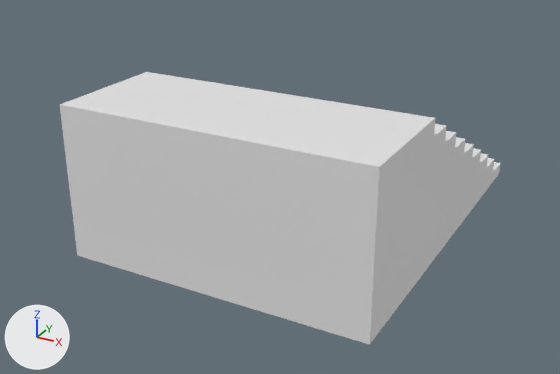
What one commit did to the FBX model Assets/Models/ModularKit/Modular_Set_A/Stairs_A.fbx.
Both versions are drawn from a camera (50 mm lens) standing at (0.0222, -0.0319, 0.0238) and looking at (-0.0012, 0.0106, 0.0025). The axes (+X, +Y, +Z) are drawn at lower left. The lights are the same throughout. Where no turn or scale is listed for an object, it has been applied to the vertices.

In view in the first picture: 'Stairs_A'.
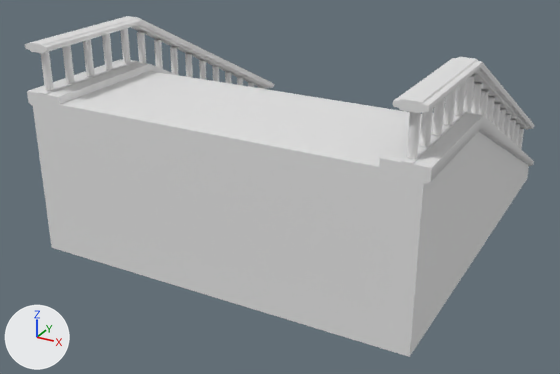
The change, as a diff of the scene's bpy script:
```diff
--- a/Assets/Models/ModularKit/Modular_Set_A/Stairs_A.fbx.py
+++ b/Assets/Models/ModularKit/Modular_Set_A/Stairs_A.fbx.py
@@ me_stairs_a @@
-me_stairs_a.from_pydata(...)  # 40 vertices, 76 faces; spans x -0.01..0.01, y 0.0..0.0264, z 0.0..0.01
+me_stairs_a.from_pydata(...)  # 2311 vertices, 4482 faces; spans x -0.0125..0.0125, y 0.0..0.0268, z 0.0..0.0134
+# me_stairs_a part 1: a new loose piece, a 32-sided cylinder along z spanning x -0.01159..-0.01109, y 0.0004..0.0009, z 0.01054..0.01294
+# me_stairs_a part 2: a new loose piece, a 32-sided cylinder along z spanning x -0.01159..-0.01109, y 0.0022..0.0027, z 0.01054..0.01294
+# me_stairs_a part 3: a new loose piece, a 32-sided cylinder along z spanning x -0.01159..-0.01109, y 0.004..0.0045, z 0.01054..0.01294
+# me_stairs_a part 4: a new loose piece, a 32-sided cylinder along z spanning x -0.01159..-0.01109, y 0.0058..0.0063, z 0.01054..0.01294
+# me_stairs_a part 5: a new loose piece, a 32-sided cylinder along z spanning x -0.01159..-0.01109, y 0.0076..0.0081, z 0.01054..0.01294
+# me_stairs_a part 6: a new loose piece, a 32-sided cylinder along z spanning x 0.01109..0.01159, y 0.0004..0.0009, z 0.01054..0.01294
+# me_stairs_a part 7: a new loose piece, a 32-sided cylinder along z spanning x 0.01109..0.01159, y 0.0022..0.0027, z 0.01054..0.01294
+# me_stairs_a part 8: a new loose piece, a 32-sided cylinder along z spanning x 0.01109..0.01159, y 0.004..0.0045, z 0.01054..0.01294
+# me_stairs_a part 9: a new loose piece, a 32-sided cylinder along z spanning x 0.01109..0.01159, y 0.0058..0.0063, z 0.01054..0.01294
+# me_stairs_a part 10: a new loose piece, a 32-sided cylinder along z spanning x 0.01109..0.01159, y 0.0076..0.0081, z 0.01054..0.01294
+# me_stairs_a part 11: a new loose piece, a 32-sided cylinder along z spanning x -0.01159..-0.01109, y 0.00927..0.00977, z 0.01005..0.01227
+# me_stairs_a part 12: a new loose piece, a 32-sided cylinder along z spanning x -0.01159..-0.01109, y 0.01107..0.01157, z 0.00916..0.01138
+# me_stairs_a part 13: a new loose piece, a 32-sided cylinder along z spanning x -0.01159..-0.01109, y 0.01287..0.01337, z 0.00827..0.01049
+# me_stairs_a part 14: a new loose piece, a 32-sided cylinder along z spanning x -0.01159..-0.01109, y 0.01467..0.01517, z 0.00738..0.0096
+# me_stairs_a part 15: a new loose piece, a 32-sided cylinder along z spanning x -0.01159..-0.01109, y 0.01647..0.01697, z 0.00649..0.00871
+# me_stairs_a part 16: a new loose piece, a 32-sided cylinder along z spanning x -0.01159..-0.01109, y 0.01827..0.01877, z 0.0056..0.00782
+# me_stairs_a part 17: a new loose piece, a 32-sided cylinder along z spanning x -0.01159..-0.01109, y 0.02007..0.02057, z 0.00471..0.00694
+# me_stairs_a part 18: a new loose piece, a 32-sided cylinder along z spanning x -0.01159..-0.01109, y 0.02187..0.02237, z 0.00382..0.00605
+# me_stairs_a part 19: a new loose piece, a 32-sided cylinder along z spanning x 0.01109..0.01159, y 0.00927..0.00977, z 0.01005..0.01227
+# me_stairs_a part 20: a new loose piece, a 32-sided cylinder along z spanning x 0.01109..0.01159, y 0.01107..0.01157, z 0.00916..0.01138
+# me_stairs_a part 21: a new loose piece, a 32-sided cylinder along z spanning x 0.01109..0.01159, y 0.01287..0.01337, z 0.00827..0.01049
+# me_stairs_a part 22: a new loose piece, a 32-sided cylinder along z spanning x 0.01109..0.01159, y 0.01467..0.01517, z 0.00738..0.0096
+# me_stairs_a part 23: a new loose piece, a 32-sided cylinder along z spanning x 0.01109..0.01159, y 0.01647..0.01697, z 0.00649..0.00871
+# me_stairs_a part 24: a new loose piece, a 32-sided cylinder along z spanning x 0.01109..0.01159, y 0.01827..0.01877, z 0.0056..0.00782
+# me_stairs_a part 25: a new loose piece, a 32-sided cylinder along z spanning x 0.01109..0.01159, y 0.02007..0.02057, z 0.00471..0.00694
+# me_stairs_a part 26: a new loose piece, a 32-sided cylinder along z spanning x 0.01109..0.01159, y 0.02187..0.02237, z 0.00382..0.00605
+# me_stairs_a part 27: a new loose piece, a 32-sided cylinder along z spanning x 0.01109..0.01159, y 0.02367..0.02417, z 0.00294..0.00516
+# me_stairs_a part 28: a new loose piece, a 32-sided cylinder along z spanning x 0.01109..0.01159, y 0.02547..0.02597, z 0.00205..0.00427
+# me_stairs_a part 29: a new loose piece of 66 vertices spanning x -0.0122..-0.0105, y 0.0..0.0268, z 0.0041..0.0134
+# me_stairs_a part 30: a new loose piece of 66 vertices spanning x 0.0105..0.0122, y 0.0..0.0268, z 0.0041..0.0134
+# me_stairs_a part 31: 219 vertices added at x -0.0125..0.0125, y 0.0..0.0268, z 0.0..0.0105
```

Pixel boxes [x1, y1, x2, y2] of what changed, in the pictures (560 x 374 px):
'Stairs_A', reshaped (16% wider, 25% taller): before [60, 72, 500, 345]; after [25, 16, 534, 357]
part 1 of me_stairs_a, added: after [40, 52, 54, 91]
part 2 of me_stairs_a, added: after [62, 45, 75, 83]
part 3 of me_stairs_a, added: after [83, 39, 94, 76]
part 4 of me_stairs_a, added: after [102, 34, 113, 70]
part 5 of me_stairs_a, added: after [120, 28, 131, 64]
part 6 of me_stairs_a, added: after [407, 112, 421, 159]
part 7 of me_stairs_a, added: after [420, 108, 433, 147]
part 8 of me_stairs_a, added: after [432, 98, 445, 136]
part 9 of me_stairs_a, added: after [443, 89, 456, 125]
part 10 of me_stairs_a, added: after [454, 81, 466, 116]
part 11 of me_stairs_a, added: after [137, 31, 147, 63]
part 12 of me_stairs_a, added: after [154, 39, 163, 69]
part 13 of me_stairs_a, added: after [170, 46, 179, 75]
part 14 of me_stairs_a, added: after [185, 53, 193, 78]
part 15 of me_stairs_a, added: after [199, 60, 207, 80]
part 16 of me_stairs_a, added: after [213, 66, 219, 82]
part 17 of me_stairs_a, added: after [225, 71, 232, 84]
part 18 of me_stairs_a, added: after [237, 77, 243, 86]
part 19 of me_stairs_a, added: after [463, 75, 475, 113]
part 20 of me_stairs_a, added: after [471, 82, 482, 114]
part 21 of me_stairs_a, added: after [479, 89, 489, 117]
part 22 of me_stairs_a, added: after [486, 96, 495, 123]
part 23 of me_stairs_a, added: after [492, 102, 501, 128]
part 24 of me_stairs_a, added: after [498, 108, 506, 133]
